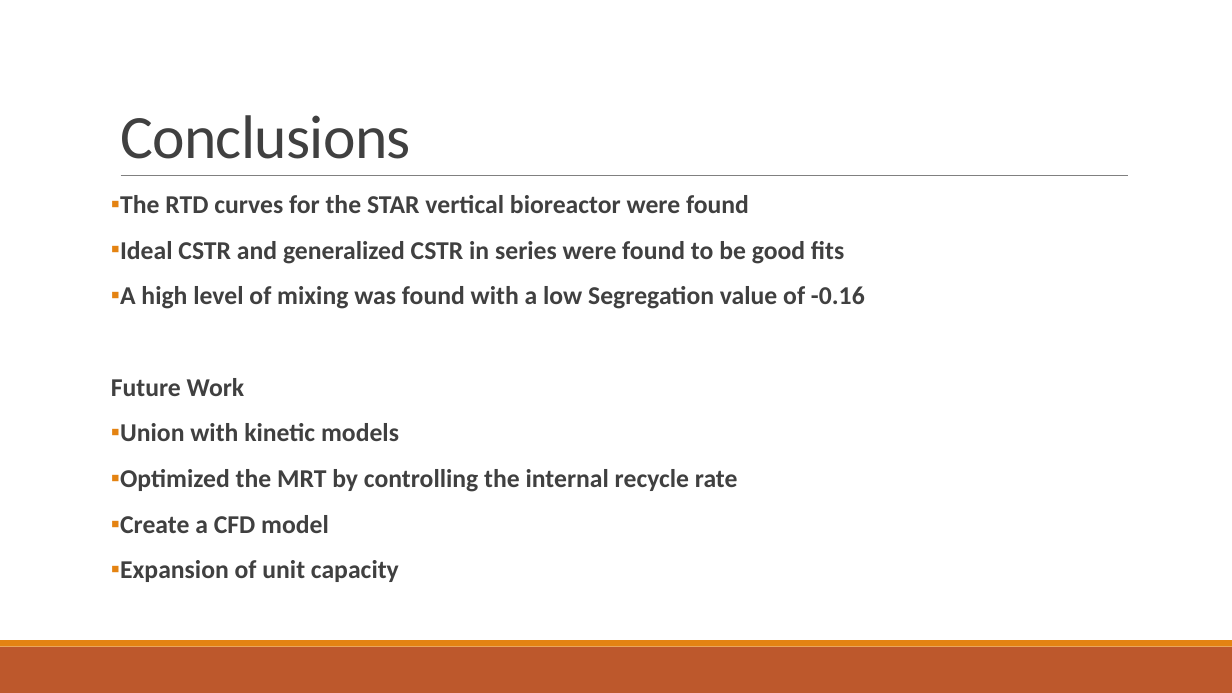
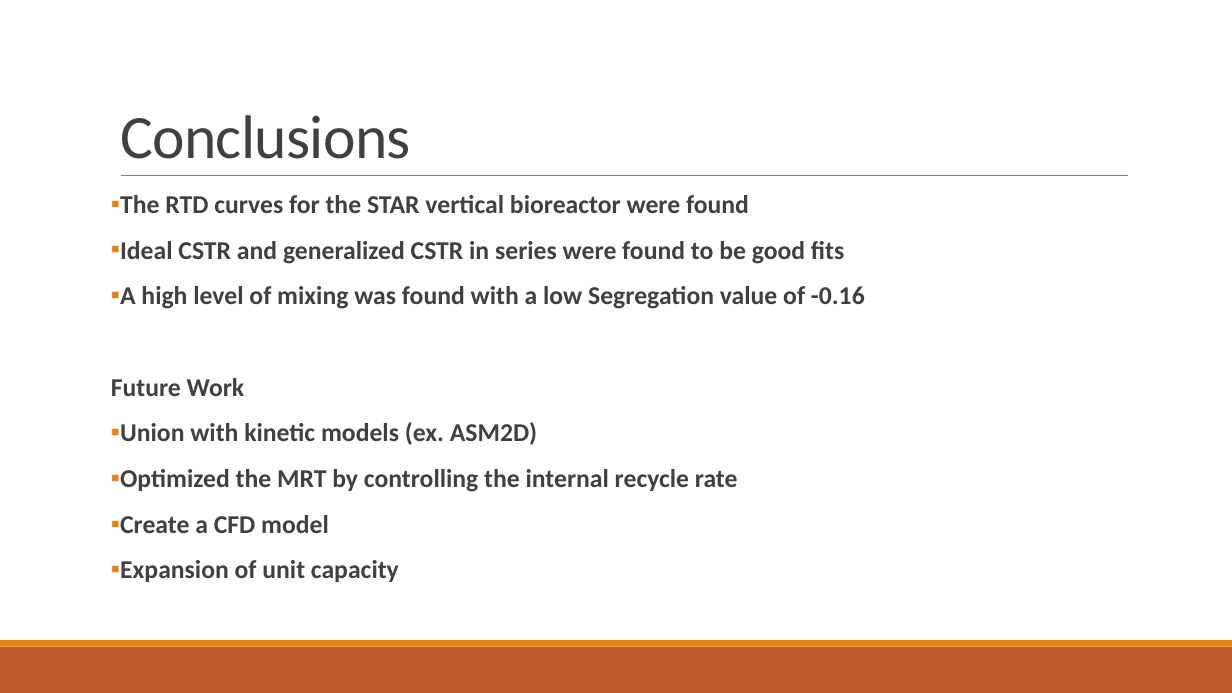
Before and after one commit to mark-edney/Thesis-Matlab, a slide deck: slide 16 of Thesis defense.pptx. Drawn at 1232x693 pixels with LibreOffice and Linux fonts; fonts in the diff are those of the drawing. Boxes give left, top, right and bottom in pixels: in the first picture for what was removed or moved away, otherwise in the second. Text is boxed around its words. In the diff, an @@ line names an element or a change of style, - is before the commit and + after.

```diff
--- a/Thesis defense.pptx
+++ b/Thesis defense.pptx
@@ text at box(120, 422, 537, 445): text changed @@
-▪ Union with kinetic models
+▪ Union with kinetic models (ex. ASM2D)
```
Also in this commit, not shown: 10 other slides changed.
